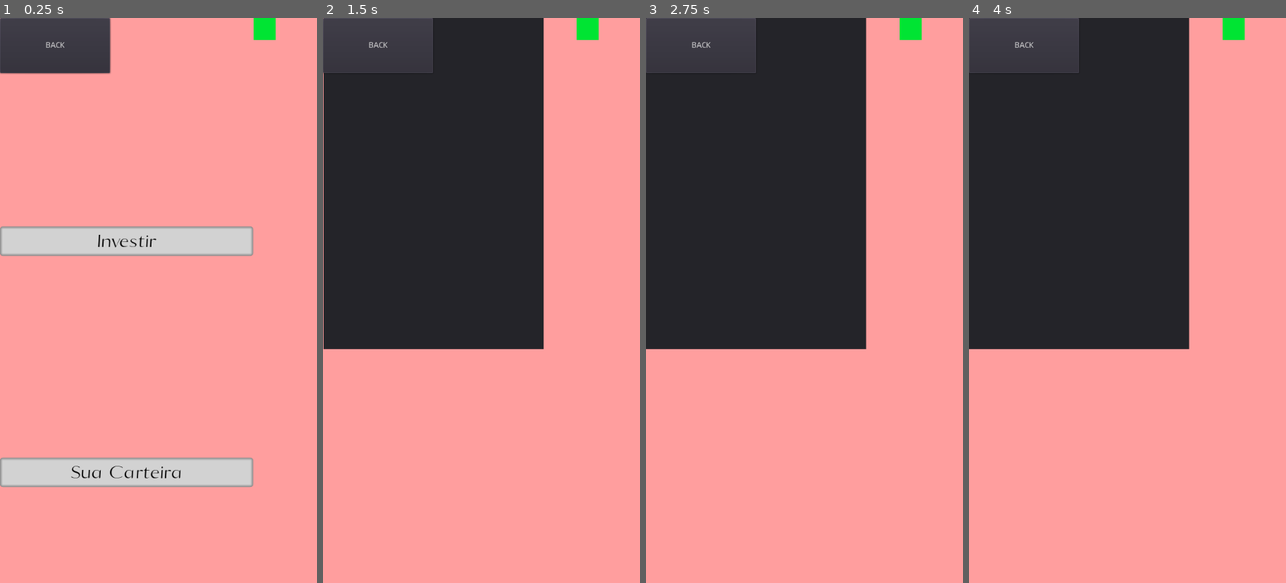
Above: before the commit, frames 1-4 (left to right).
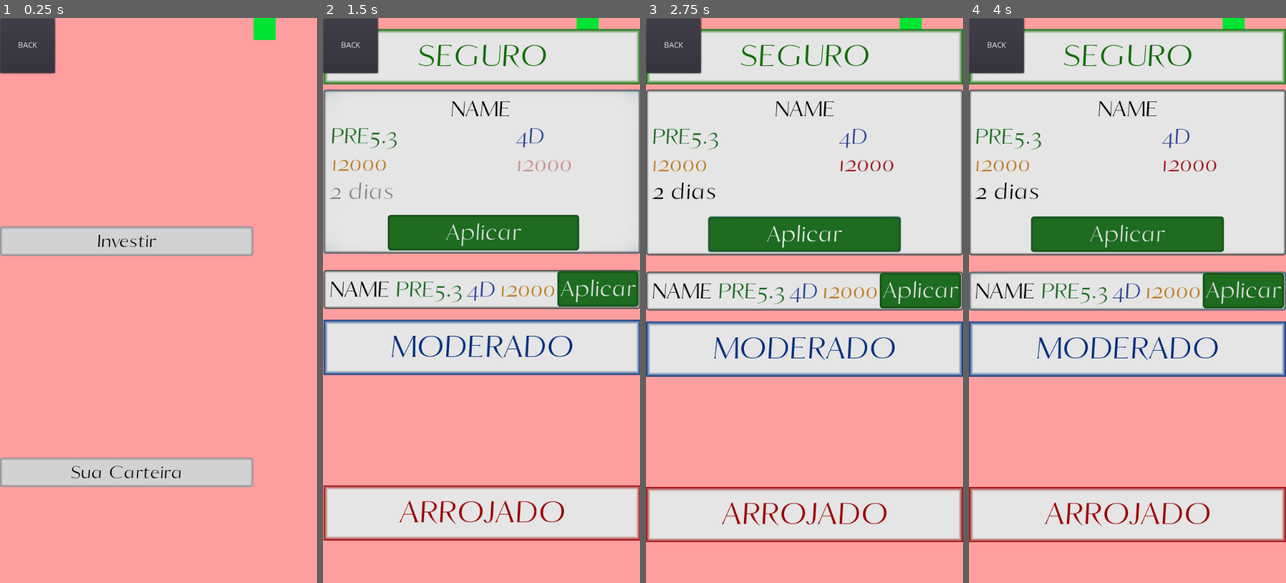
Above: after the commit, the same moments.

Repository: AndreMoukarzel/Grana-Preta
Game: Godot game, scene res://broker/Broker.tscn
Same seed, same stepped clock (60 frames per second), same inputs: the game is played once before the commit and once after it. This scene is started directly instead of the project's main scene.
Inputs (mouse positions are in pixels of both pictures, inside the frame that each line leads up to):
- Up to frame 1 (0.25 s): no input
- Up to frame 2 (1.5 s): click "Investir" at 0.5 s; click (541, 108) at 1.25 s, where only the run after the commit has a clickable "NAME"
- Up to frame 3 (2.75 s): click (804, 232) at 2 s, where only the run after the commit has a clickable "Aplicar"
- Up to frame 4 (4 s): click (1127, 289) at 2.75 s, where only the run after the commit has a clickable "NAME"; click (1127, 357) at 3.5 s, where only the run after the commit has a clickable "NAME"

The runs differ from the first frame. In frame 1, 1.8% of the frame differs, in the area x 5-36%, y 0-10%; in frame 2, 69%; in frame 3, 69%; in frame 4, 69%, in the area x 0-100%, y 0-93%.

Commit message:
Add BondDisplay to Broker

Diff:
--- a/broker/Broker.tscn
+++ b/broker/Broker.tscn
@@ -1,15 +1,16 @@
-[gd_scene load_steps=8 format=2]
+[gd_scene load_steps=9 format=2]
 
 [ext_resource path="res://broker/Broker.gd" type="Script" id=1]
 [ext_resource path="res://school/Lessons/LessonFont.otf" type="DynamicFontData" id=2]
+[ext_resource path="res://broker/BondDisplay.tscn" type="PackedScene" id=3]
 
 [sub_resource type="StyleBoxFlat" id=1]
 bg_color = Color( 1, 0.623529, 0.623529, 1 )
 
-[sub_resource type="StyleBoxFlat" id=5]
+[sub_resource type="StyleBoxFlat" id=2]
 bg_color = Color( 0, 0.898039, 0.203922, 1 )
 
-[sub_resource type="StyleBoxFlat" id=2]
+[sub_resource type="StyleBoxFlat" id=3]
 bg_color = Color( 0.827451, 0.827451, 0.827451, 1 )
 border_width_left = 5
 border_width_top = 5
@@ -41,7 +42,7 @@
 [node name="CanvasLayer" type="CanvasLayer" parent="."]
 
 [node name="Button" type="Button" parent="CanvasLayer"]
-margin_right = 200.0
+margin_right = 100.0
 margin_bottom = 100.0
 text = "BACK"
 
@@ -93,9 +94,9 @@
 margin_bottom = 600.0
 size_flags_vertical = 7
 
-[node name="Panel" type="Panel" parent="InvestmentMenu"]
-margin_right = 400.0
-margin_bottom = 600.0
+[node name="BondDisplay" parent="InvestmentMenu" instance=ExtResource( 3 )]
+margin_top = 20.0
+margin_bottom = 20.0
 
 [node name="PortfolioMenu" type="Control" parent="."]
 margin_left = -576.0
Not shown: 5 places in broker/Broker.tscn that only renumber resources
